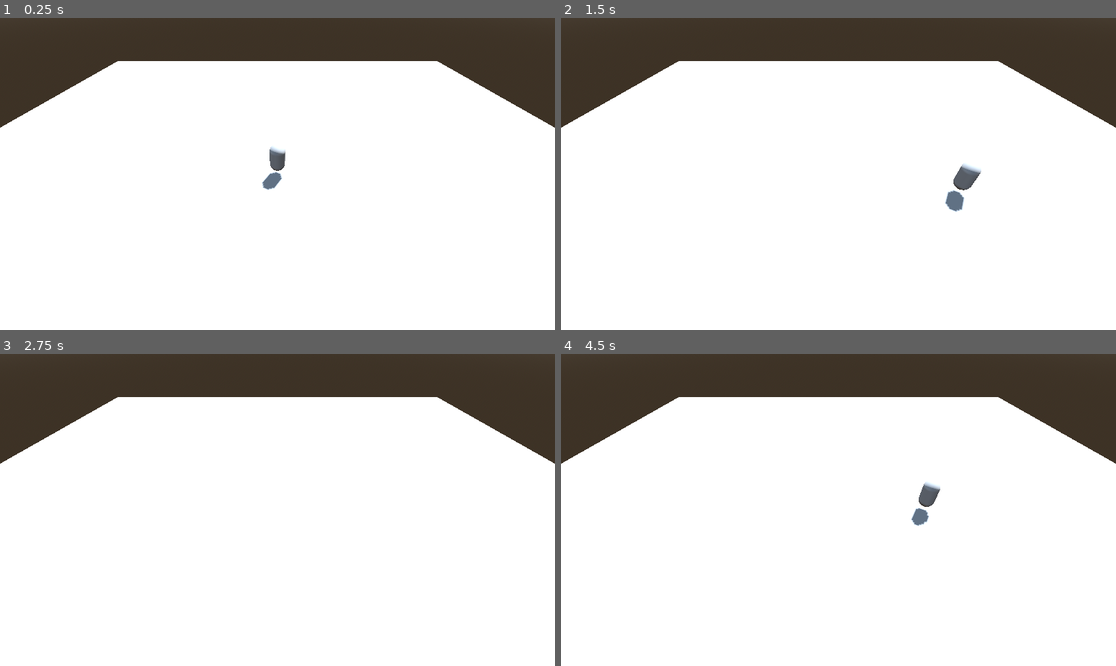
Above: before the commit, frames 1-4 (two rows, left to right).
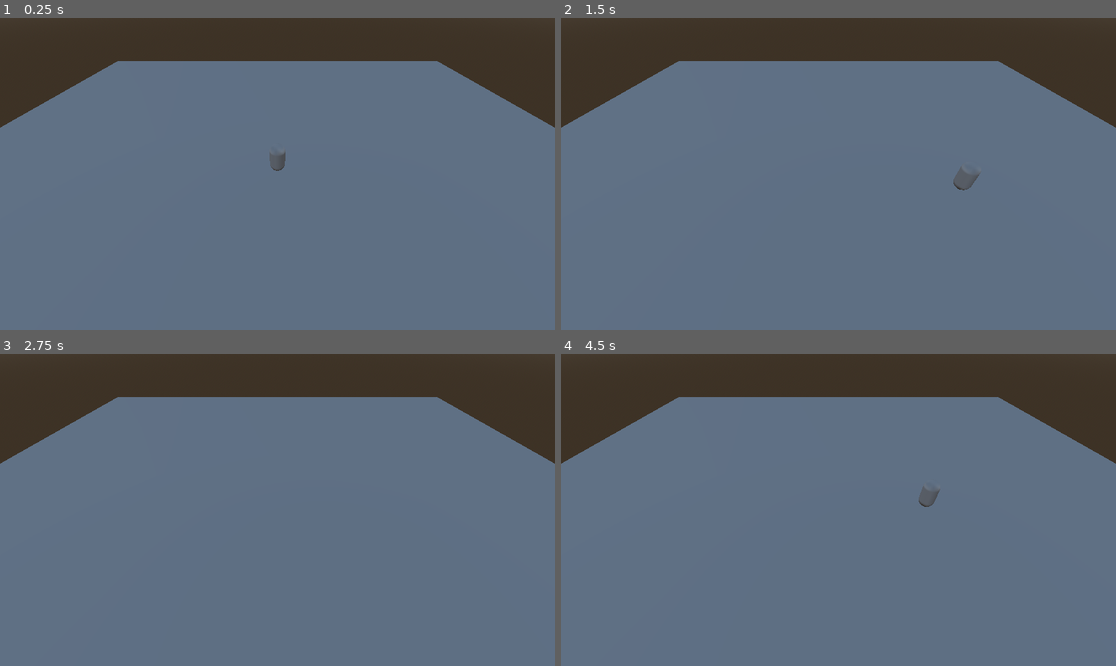
Above: after the commit, the same moments.

Repository: BobMervell/Second-Order-Dynamics
Game: Godot game, scene res://node_3d.tscn
Same seed, same stepped clock (60 frames per second), same inputs: the game is played once before the commit and once after it.
Inputs:
- Up to frame 1 (0.25 s): no input
- Up to frame 2 (1.5 s): tap Enter at 0.5 s; hold Right (ui_right) 0.53-1.28 s; hold Down (ui_down) from 1.28 s (still down)
- Up to frame 3 (2.75 s): release Down (ui_down) at 2.03 s; hold Right (ui_right) from 2.03 s (still down)
- Up to frame 4 (4.5 s): release Right (ui_right) at 2.78 s; hold Up (ui_up) 2.78-3.53 s; hold Left (ui_left) from 3.53 s (still down)

The runs differ from the first frame. In frame 1, 81% of the frame differs, in the area x 0-100%, y 13-100%; in frame 2, 81%; in frame 3, 82%; in frame 4, 81%.

Commit message:
test commit

Diff:
--- a/node_3d.tscn
+++ b/node_3d.tscn
@@ -34,10 +34,6 @@
 [node name="WorldEnvironment" type="WorldEnvironment" parent="."]
 environment = SubResource("Environment_1ymp7")
 
-[node name="DirectionalLight3D" type="DirectionalLight3D" parent="."]
-transform = Transform3D(-0.866023, -0.433016, 0.250001, 0, 0.499998, 0.866027, -0.500003, 0.749999, -0.43301, 0, 0, 0)
-shadow_enabled = true
-
 [node name="CharacterBody3D" type="CharacterBody3D" parent="."]
 transform = Transform3D(1, 0, 0, 0, 1, 0, 0, 0, 1, 0, 1.5054, 0)
 script = ExtResource("2_q5h5u")
